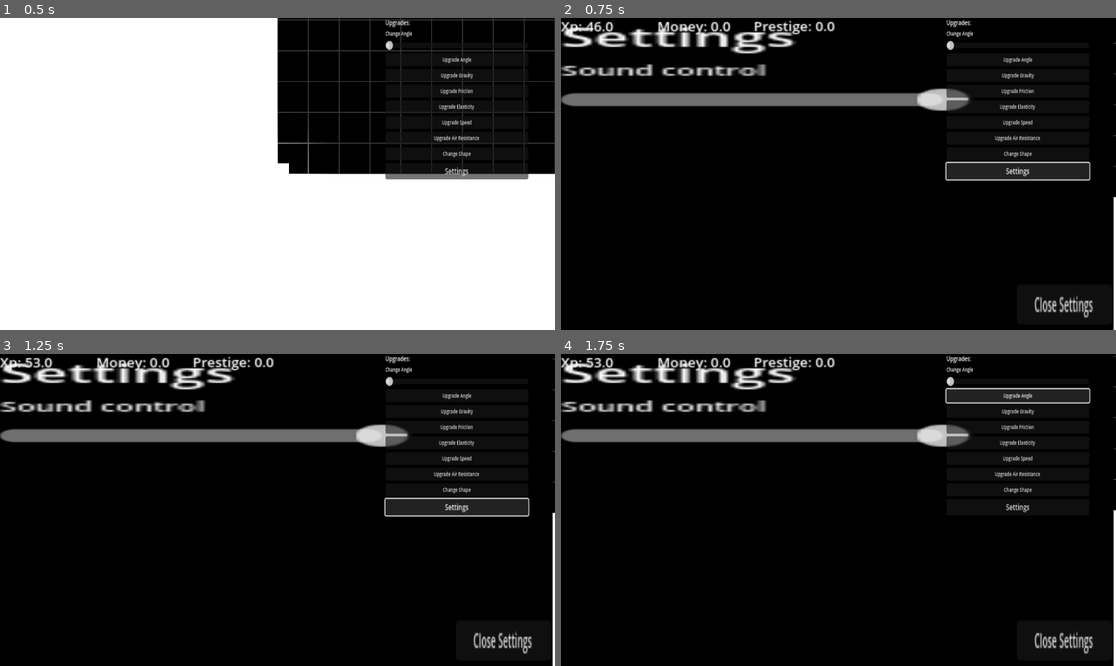
Above: before the commit, frames 1-4 (two rows, left to right).
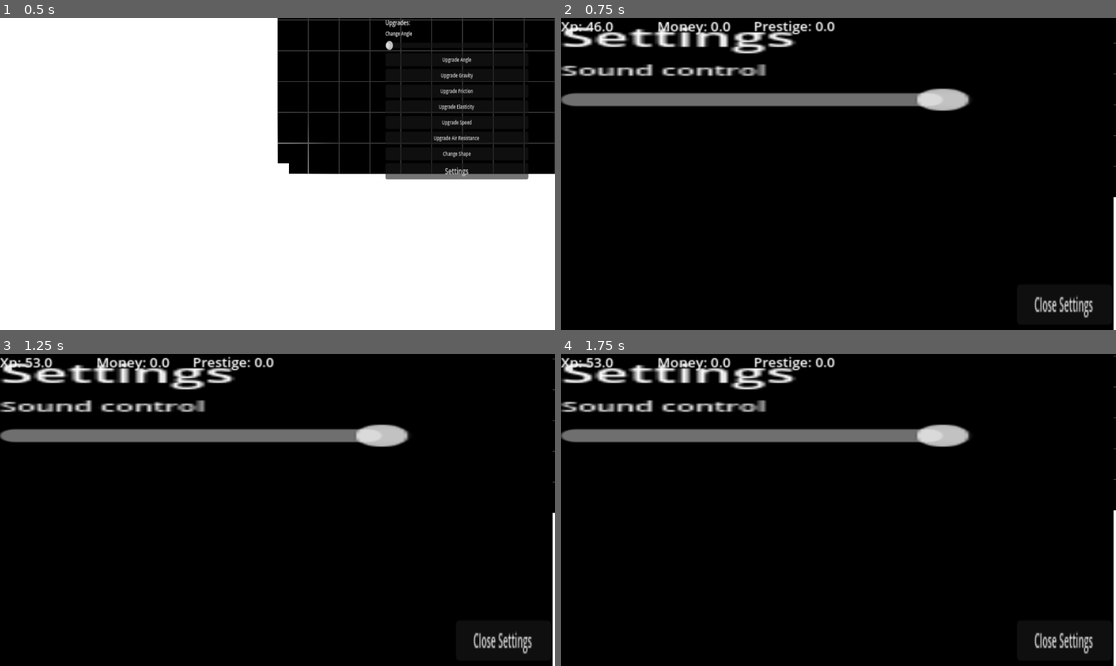
Above: after the commit, the same moments.

Repository: Lueegee1/Skr-t-Kast-Spil
Game: Godot game, scene res://main/root.tscn
The game is run twice, just before and just after one commit, with the same random seed, the same clock (stepped at 60 frames per second) and the same inputs.
Inputs (mouse positions are in pixels of both pictures, inside the frame that each line leads up to):
- Up to frame 1 (0.5 s): no input
- Up to frame 2 (0.75 s): click "Settings" at 0.5 s
- Up to frame 3 (1.25 s): no input
- Up to frame 4 (1.75 s): click (1016, 394) at 1.25 s, where only the run before the commit has a clickable "Upgrade Angle"

Frame 1 is identical in both runs. In frame 2, 2.6% of the frame differs, in the area x 69-96%, y 0-53%; in frame 3, 2.6%; in frame 4, 2.3%.

Commit message:
Settings in_menu variable added

Diff:
--- /dev/null
+++ b/SettingsMenu.gd
@@ -0,0 +1,9 @@
+extends Control
+
+func _on_pressed():
+	queue_free()
+	Global.in_menu = false
+
+
+func _on_sound_value_changed(value: float):
+	AudioServer.set_bus_volume_db(AudioServer.get_bus_index("Master"), value)
--- a/main/Global.gd
+++ b/main/Global.gd
@@ -2,6 +2,7 @@
 var exp = 0
 var money = 0
 var prestige = 0
+var in_menu: bool = false
 
 
 var GameController
--- a/main/Ui_And_Mainscript.gd
+++ b/main/Ui_And_Mainscript.gd
@@ -103,3 +103,5 @@
 func _on_settings_button_pressed():
 	var menu = settings_menu.instantiate()
 	add_child(menu)
+	Global.in_menu = true
+	$UI/Camera2D/CanvasLayer/VBoxContainer.visible = false
--- /dev/null
+++ b/settings.tscn
@@ -0,0 +1,57 @@
+[gd_scene load_steps=3 format=3 uid="uid://btnxtbtw0lxvd"]
+
+[ext_resource type="Script" uid="uid://7ardc3ckdarc" path="res://SettingsMenu.gd" id="1_x2hje"]
+
+[sub_resource type="StyleBoxFlat" id="StyleBoxFlat_x2hje"]
+
+[node name="Settings" type="Control"]
+layout_mode = 3
+anchors_preset = 15
+anchor_right = 1.0
+anchor_bottom = 1.0
+grow_horizontal = 2
+grow_vertical = 2
+script = ExtResource("1_x2hje")
+
+[node name="CanvasLayer" type="CanvasLayer" parent="."]
+
+[node name="Panel" type="Panel" parent="CanvasLayer"]
+self_modulate = Color(0, 0, 0, 1)
+offset_right = 40.0
+offset_bottom = 40.0
+scale = Vector2(28.674713, 16.27667)
+theme_override_styles/panel = SubResource("StyleBoxFlat_x2hje")
+
+[node name="VBoxContainer" type="VBoxContainer" parent="CanvasLayer/Panel"]
+layout_mode = 0
+offset_right = 109.0
+offset_bottom = 40.0
+scale = Vector2(0.27363577, 0.20435932)
+
+[node name="Title" type="Label" parent="CanvasLayer/Panel/VBoxContainer"]
+layout_mode = 2
+text = "Settings"
+
+[node name="Sound_Title" type="Label" parent="CanvasLayer/Panel/VBoxContainer"]
+layout_mode = 2
+theme_override_font_sizes/font_size = 8
+text = "Sound control"
+
+[node name="Sound" type="HSlider" parent="CanvasLayer/Panel/VBoxContainer"]
+z_index = 4096
+layout_mode = 2
+min_value = -20.0
+max_value = 0.0
+
+[node name="Button" type="Button" parent="CanvasLayer/Panel"]
+layout_mode = 0
+offset_left = 32.99074
+offset_top = 34.159317
+offset_right = 141.99074
+offset_bottom = 56.159317
+scale = Vector2(0.063160434, 0.23292185)
+theme_override_font_sizes/font_size = 10
+text = "Close Settings"
+
+[connection signal="value_changed" from="CanvasLayer/Panel/VBoxContainer/Sound" to="." method="_on_sound_value_changed"]
+[connection signal="pressed" from="CanvasLayer/Panel/Button" to="." method="_on_pressed"]
Not shown, added: SettingsMenu.gd.uid
